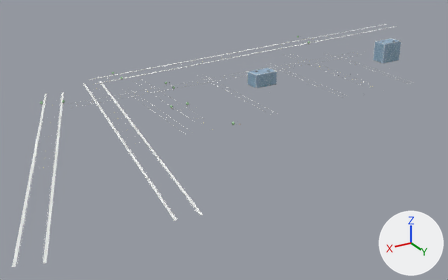
One commit to the glTF model public/assets/city/chunks/detail-sector-ne.glb: the scene before it, then after it.
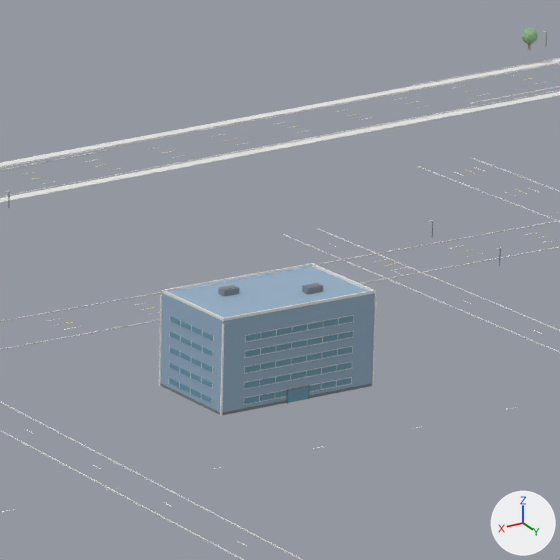
The first picture shows the older version from a 50 mm camera at (1910.0, 299.0, 464.0) aimed at (1247.0, -806.0, -88.0). The close-ups show the older and then the newer version on the part from 50% to 67% of the width and 11% to 39% of the height of that picture. Only the edits that show in the close-ups are written down. Every picture has the same lights, and +X, +Y and +Z are marked at lower right.

Script lines for the objects in view, before the commit:
```python
me_curb = bpy.data.meshes.new('curb')
me_curb.from_pydata(...)  # 328 vertices, 672 faces; spans x 699.0..1704.0, y -1148.0..-654.0, z 5.0..9.0
me_curb.materials.append(mat_curb)  # light grey #d5d6d4
me_facade_tech = bpy.data.meshes.new('facade_tech')
me_facade_tech.from_pydata(...)  # a box spanning x 681.0..739.0, y -878.0..-842.0, z 5.0..56.0; a box spanning x 1081.0..1139.0, y -878.0..-842.0, z 5.0..36.0
me_facade_tech.materials.append(mat_facade_tech)  # greyish blue #96b0c7
me_trim_dark = bpy.data.meshes.new('trim_dark')
me_trim_dark.from_pydata(...)  # 96 vertices, 144 faces; spans x 681.0..1139.0, y -878.0..-842.0, z 5.0..58.0
me_trim_dark.materials.append(mat_trim_dark)  # grey #7f8589
ob_curb = bpy.data.objects.new('curb', me_curb)
ob_curb.location = (0.0, 0.0, 0.0)
ob_facade_tech = bpy.data.objects.new('facade_tech', me_facade_tech)
ob_facade_tech.location = (0.0, 0.0, 0.0)
ob_trim_dark = bpy.data.objects.new('trim_dark', me_trim_dark)
ob_trim_dark.location = (0.0, 0.0, 0.0)
# also in view: 'glass_blue' at (910.0, -860.0, 28.0); 'trim_light' at (1099.0, -783.0, 31.0)
```
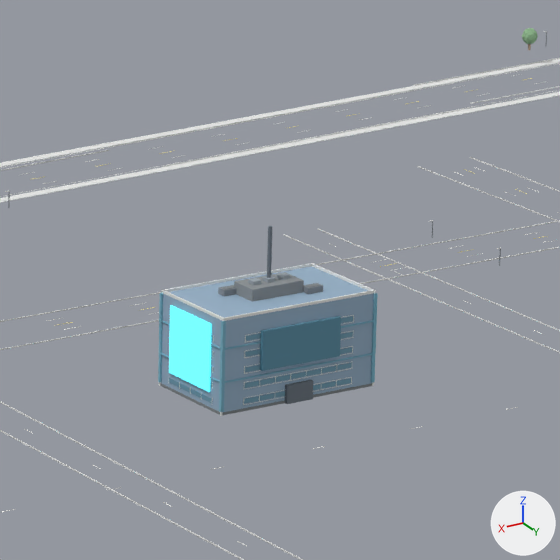
Location of each change, [x1, y1, x2, y2] in pixels of the close-ups (560 x 560 px):
'v3_ne_arch_glass', added (cyan): after [260, 316, 341, 371]
'v3_ne_arch_neon_cyan', added (cyan): after [169, 305, 212, 392]
'v3_ne_arch_tech', added: after [158, 293, 378, 412]
'v3_ne_arch_roof', added: after [234, 272, 304, 302]
'v3_ne_arch_dark', added: after [267, 226, 313, 404]
'v3_ne_arch_mid', added: after [248, 273, 290, 285]

Edits to the bpy script that builds the scene:
```text
Add mat_arch_mid:
    mat_arch_mid = principled_material('arch_mid')
    mat_arch_mid.base_color = (0.337, 0.392, 0.439)  # grey #9da8b1
    mat_arch_mid.roughness = 0.88
Add mat_arch_roof:
    mat_arch_roof = principled_material('arch_roof')
    mat_arch_roof.base_color = (0.263, 0.286, 0.302)  # grey #8c9295
    mat_arch_roof.metallic = 0.03
    mat_arch_roof.roughness = 0.88
Add mat_arch_neon_cyan:
    mat_arch_neon_cyan = principled_material('arch_neon_cyan')
    mat_arch_neon_cyan.base_color = (0.098, 0.839, 0.925)  # cyan #58ecf6
    mat_arch_neon_cyan.roughness = 0.88
    mat_arch_neon_cyan.emission_color = (0.12, 0.82, 0.92)  # cyan #61eaf6
    mat_arch_neon_cyan.emission_strength = 1.0
Add mat_arch_tech:
    mat_arch_tech = principled_material('arch_tech')
    mat_arch_tech.base_color = (0.188, 0.447, 0.573)  # cyan #78b2c7
    mat_arch_tech.roughness = 0.88
Add mat_arch_glass:
    mat_arch_glass = principled_material('arch_glass')
    mat_arch_glass.base_color = (0.0902, 0.259, 0.361)  # cyan #558ba2
Add mat_arch_dark:
    mat_arch_dark = principled_material('arch_dark')
    mat_arch_dark.base_color = (0.149, 0.18, 0.216)  # grey #6c7680
    mat_arch_dark.metallic = 0.03
    mat_arch_dark.roughness = 0.88
Add me_v3_ne_arch_mid:
    me_v3_ne_arch_mid.from_pydata(...)  # 56 vertices, 84 faces; spans x 703.0..1117.0, y -862.0..-858.0, z 40.0..61.0
    me_v3_ne_arch_mid.materials.append(mat_arch_mid)  # grey #9da8b1
Add me_v3_ne_arch_roof:
    me_v3_ne_arch_roof.from_pydata(...)  # a box spanning x 700.0..720.0, y -865.0..-855.0, z 56.0..60.0; a box spanning x 1100.0..1120.0, y -865.0..-855.0, z 36.0..40.0
    me_v3_ne_arch_roof.materials.append(mat_arch_roof)  # grey #8c9295
Add me_v3_ne_arch_neon_cyan:
    me_v3_ne_arch_neon_cyan.from_pydata(...)  # 32 vertices, 48 faces; spans x 680.0..1140.0, y -872.0..-848.0, z 11.0..52.0
    me_v3_ne_arch_neon_cyan.materials.append(mat_arch_neon_cyan)  # cyan #58ecf6, glowing cyan #61eaf6
Add me_v3_ne_arch_tech:
    me_v3_ne_arch_tech.from_pydata(...)  # 112 vertices, 168 faces; spans x 680.0..1140.0, y -878.0..-842.0, z 6.0..56.0
    me_v3_ne_arch_tech.materials.append(mat_arch_tech)  # cyan #78b2c7
Add me_v3_ne_arch_glass:
    me_v3_ne_arch_glass.from_pydata(...)  # 32 vertices, 48 faces; spans x 695.0..1125.0, y -842.0..-841.0, z 5.0..47.0
    me_v3_ne_arch_glass.materials.append(mat_arch_glass)  # cyan #558ba2
Add me_v3_ne_arch_dark:
    me_v3_ne_arch_dark.from_pydata(...)  # 68 vertices, 120 faces; spans x 705.0..1115.0, y -861.0..-841.0, z 5.0..78.0
    me_v3_ne_arch_dark.materials.append(mat_arch_dark)  # grey #6c7680
Add ob_v3_ne_arch_mid:
    ob_v3_ne_arch_mid = bpy.data.objects.new('v3_ne_arch_mid', me_v3_ne_arch_mid)
    ob_v3_ne_arch_mid.location = (0.0, 0.0, 0.0)
Add ob_v3_ne_arch_roof:
    ob_v3_ne_arch_roof = bpy.data.objects.new('v3_ne_arch_roof', me_v3_ne_arch_roof)
    ob_v3_ne_arch_roof.location = (0.0, 0.0, 0.0)
Add ob_v3_ne_arch_neon_cyan:
    ob_v3_ne_arch_neon_cyan = bpy.data.objects.new('v3_ne_arch_neon_cyan', me_v3_ne_arch_neon_cyan)
    ob_v3_ne_arch_neon_cyan.location = (0.0, 0.0, 0.0)
Add ob_v3_ne_arch_tech:
    ob_v3_ne_arch_tech = bpy.data.objects.new('v3_ne_arch_tech', me_v3_ne_arch_tech)
    ob_v3_ne_arch_tech.location = (0.0, 0.0, 0.0)
Add ob_v3_ne_arch_glass:
    ob_v3_ne_arch_glass = bpy.data.objects.new('v3_ne_arch_glass', me_v3_ne_arch_glass)
    ob_v3_ne_arch_glass.location = (0.0, 0.0, 0.0)
Add ob_v3_ne_arch_dark:
    ob_v3_ne_arch_dark = bpy.data.objects.new('v3_ne_arch_dark', me_v3_ne_arch_dark)
    ob_v3_ne_arch_dark.location = (0.0, 0.0, 0.0)
```
